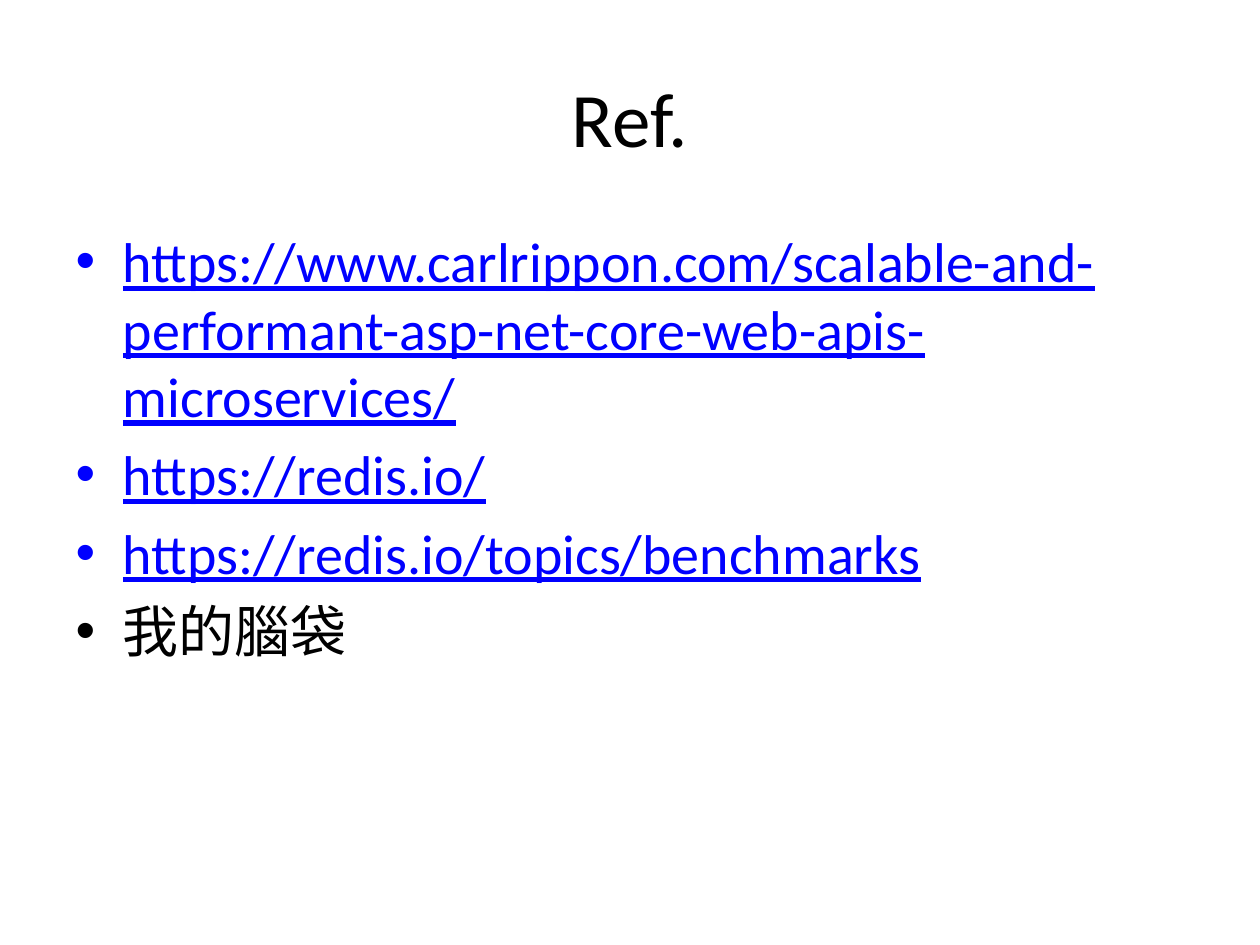
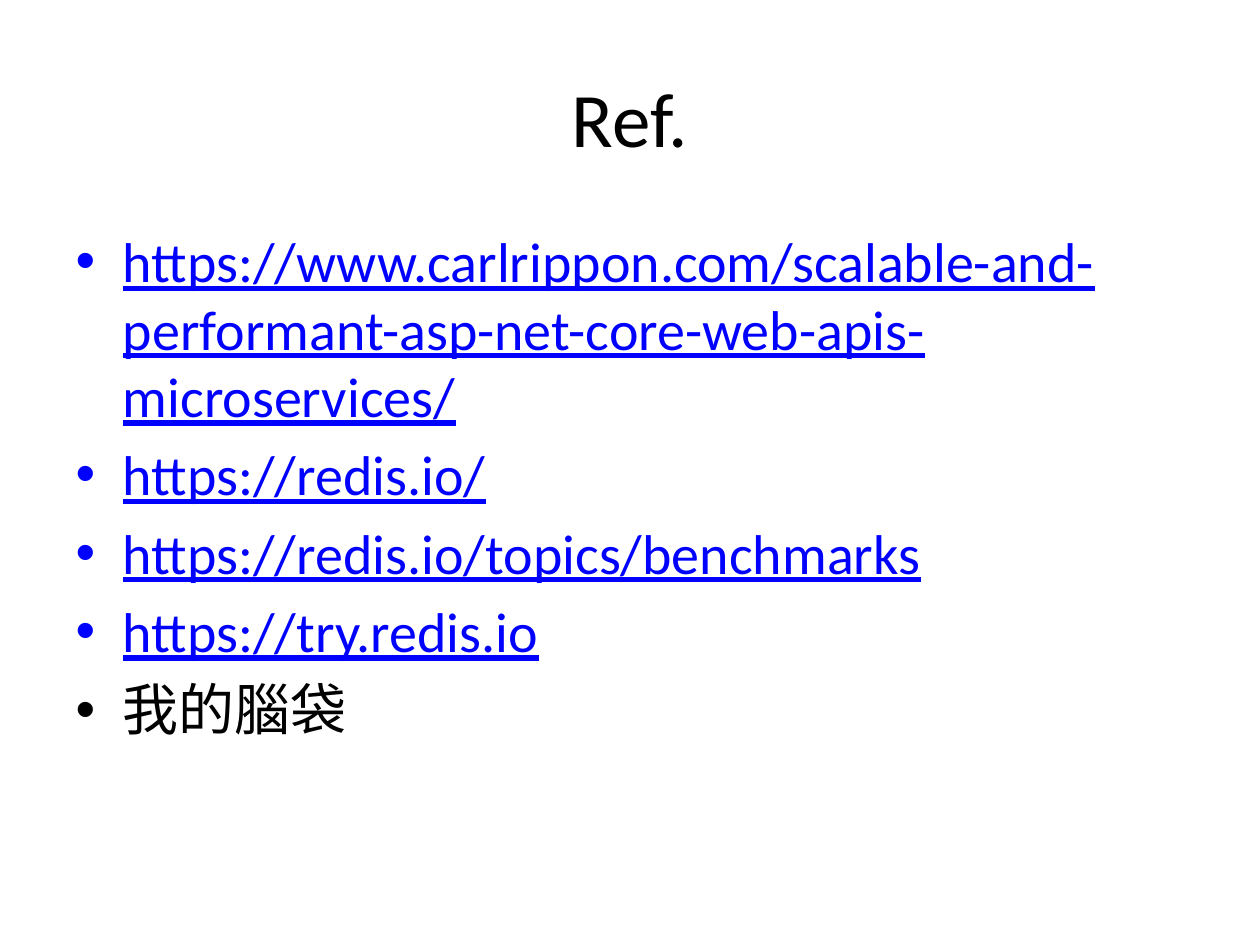
Before and after one commit to jimliu7434/microservice-sample, a slide deck: slide 19 of Microservice02.pptx (slide 17 before the commit). Drawn at 1260x945 pixels with LibreOffice and Linux fonts; fonts in the diff are those of the drawing. Boxes give left, top, right and bottom in pixels: in the first picture for what was removed or moved away, otherwise in the second. Text is boxed around its words. In the diff, an @@ line names an element or a change of style, - is before the commit and + after.

```diff
--- a/Microservice02.pptx
+++ b/Microservice02.pptx
@@ text at [123, 613, 538, 661]: paragraph added @@
+• https://try.redis.io
```
Also in this commit, not shown: 4 other slides changed, 2 slides added, 1 other file.
